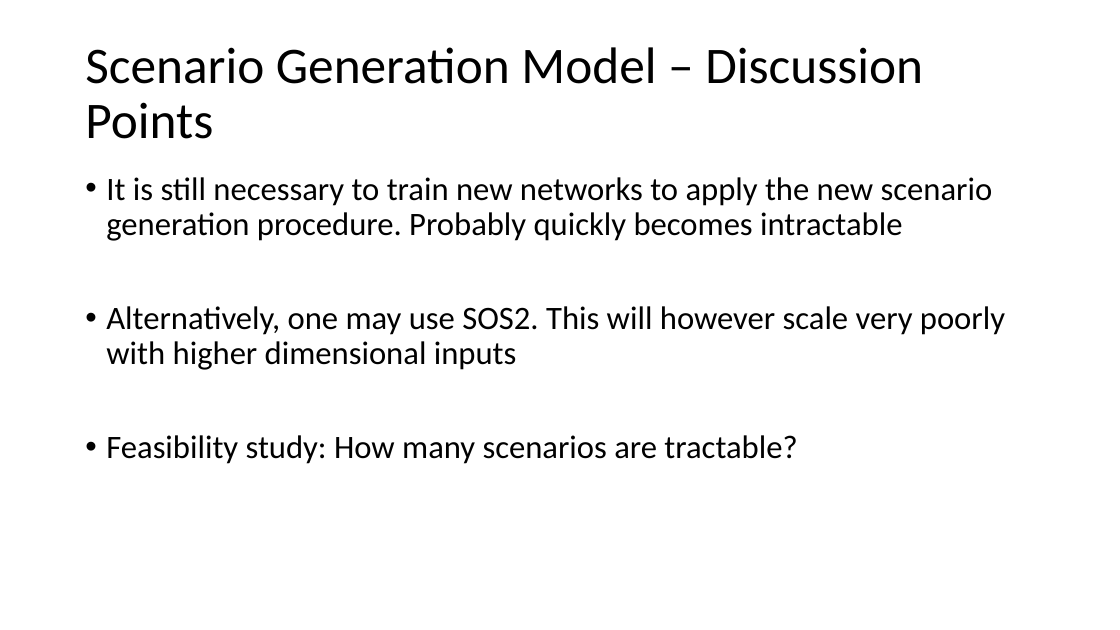
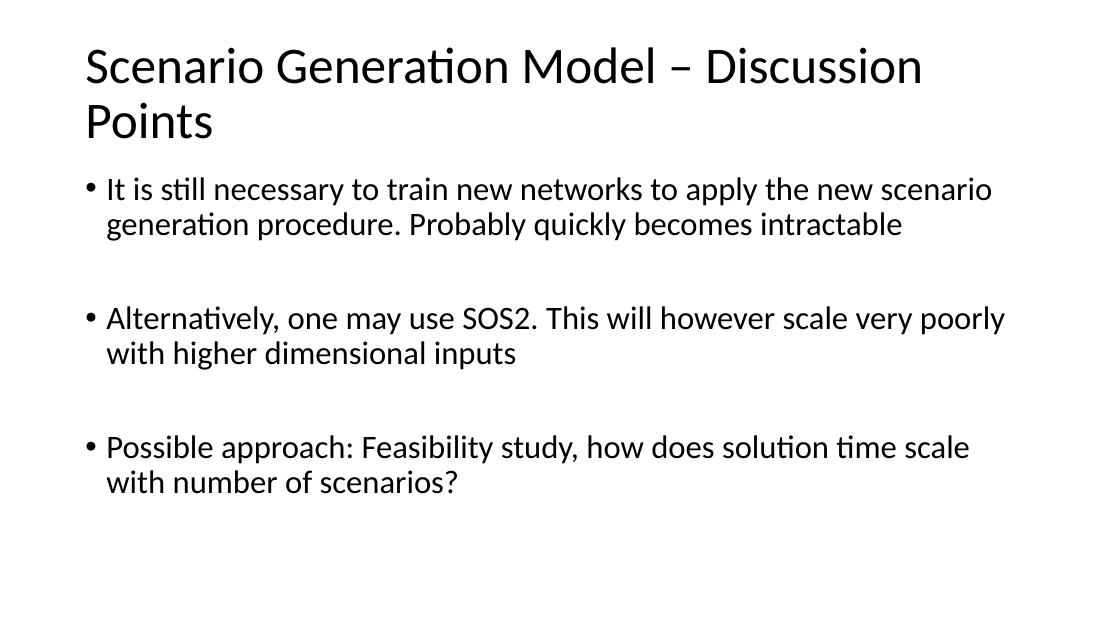
Before and after one commit to bendiw/OilOpt, a slide deck: slide 12 of PP/Master Discussion 14_may.pptx (slide 11 before the commit). Drawn at 1120x630 pixels with LibreOffice and Linux fonts; fonts in the diff are those of the drawing. Boxes give left, top, right and bottom in pixels: in the first picture for what was removed or moved away, otherwise in the second. Text is boxed around its words. In the diff, an @@ line names an element or a change of style, - is before the commit and + after.

```diff
--- a/PP/Master Discussion 14_may.pptx
+++ b/PP/Master Discussion 14_may.pptx
@@ text at (106,435,970,494): text changed @@
-• Feasibility study: How many scenarios are tractable?
+• Possible approach: Feasibility study, how does solution time scale with number of scenarios?
```
Also in this commit, not shown: 3 other slides changed, 1 slide added, 11 other files.
